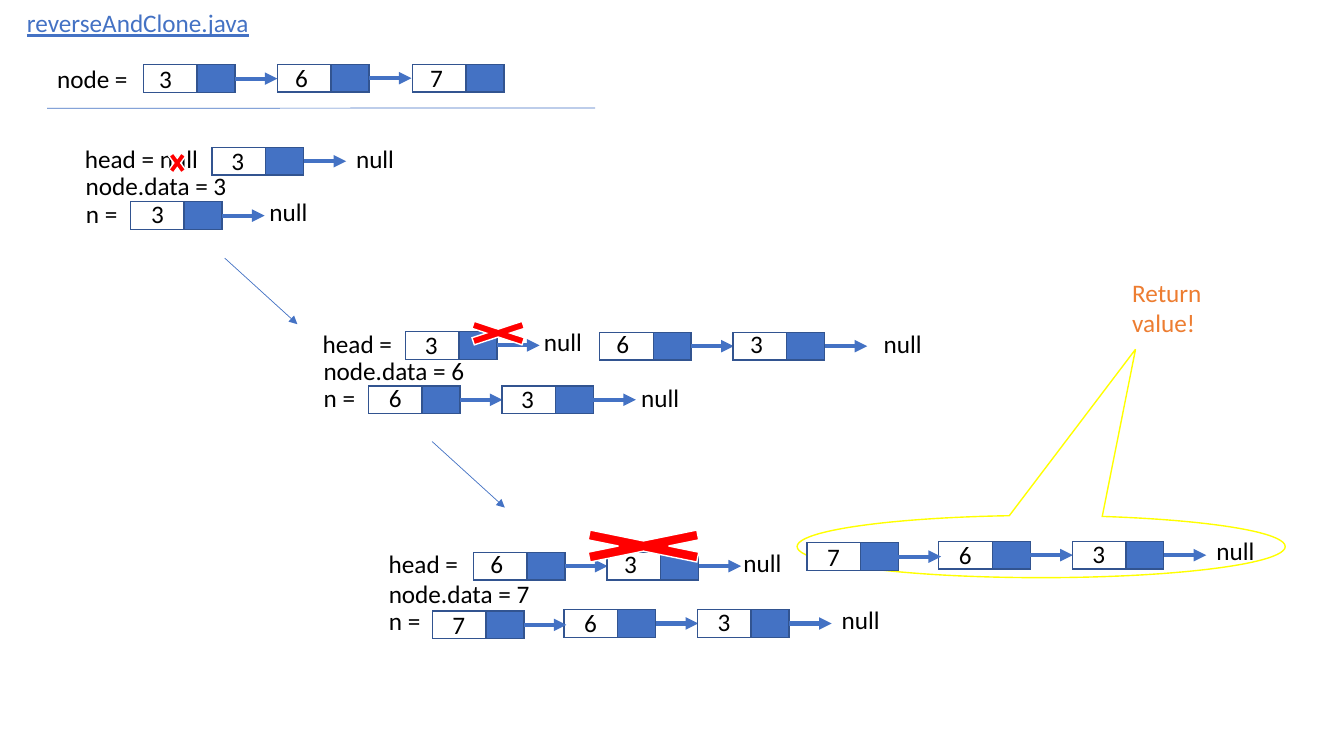
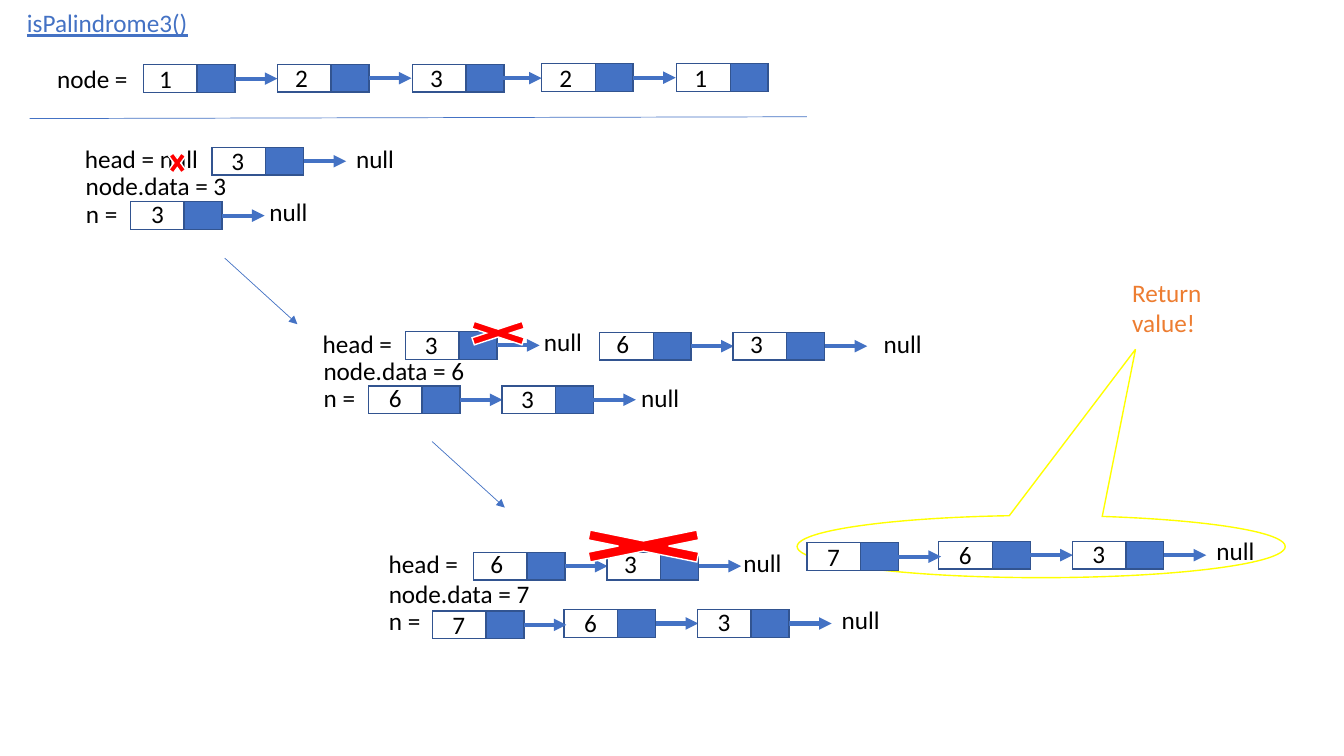
Before and after one commit to juyoung228/Evolving_Basic, a slide deck: slide 2 of Cracking_the_coding_interview/Java/src_explanation/2.6.Palindrome.pptx. Drawn at 1344x756 pixels with LibreOffice and Linux fonts; fonts in the diff are those of the drawing. Boxes give left, top, right and bottom in pixels: in the first picture for what was removed or moved away, otherwise in the second. Text is boxed around its words. In the diff, an @@ line names an element or a change of style, - is before the commit and + after.

Commit message:
edit the file

```diff
--- a/Cracking_the_coding_interview/Java/src_explanation/2.6.Palindrome.pptx
+++ b/Cracking_the_coding_interview/Java/src_explanation/2.6.Palindrome.pptx
@@ text at box(27, 14, 187, 37): text changed @@
-reverseAndClone.java
+isPalindrome3()
@@ text at box(159, 71, 172, 93): text changed @@
-3
+1
@@ text at box(295, 70, 308, 93): text changed @@
-6
+2
@@ text at box(430, 70, 443, 93): text changed @@
-7
+3
@@ arrow added from (499, 79) to (541, 79), #4472C4 3 pt @@
@@ rectangle added at box(541, 64, 633, 92), fill #4472C4, outline #325491 1 pt @@
@@ rectangle added at box(541, 64, 595, 92), fill #FFFFFF, outline #325491 1 pt @@
@@ text added at box(559, 70, 572, 92), 18 pt, text #000000 @@
+2
@@ arrow added from (633, 78) to (676, 78), #4472C4 3 pt @@
@@ rectangle added at box(677, 64, 768, 92), fill #4472C4, outline #325491 1 pt @@
@@ rectangle added at box(677, 64, 730, 92), fill #FFFFFF, outline #325491 1 pt @@
@@ text added at box(694, 70, 707, 92), 18 pt, text #000000 @@
+1
@@ line moved from (47, 108) - (595, 108) to (29, 119) - (808, 117) @@
```
